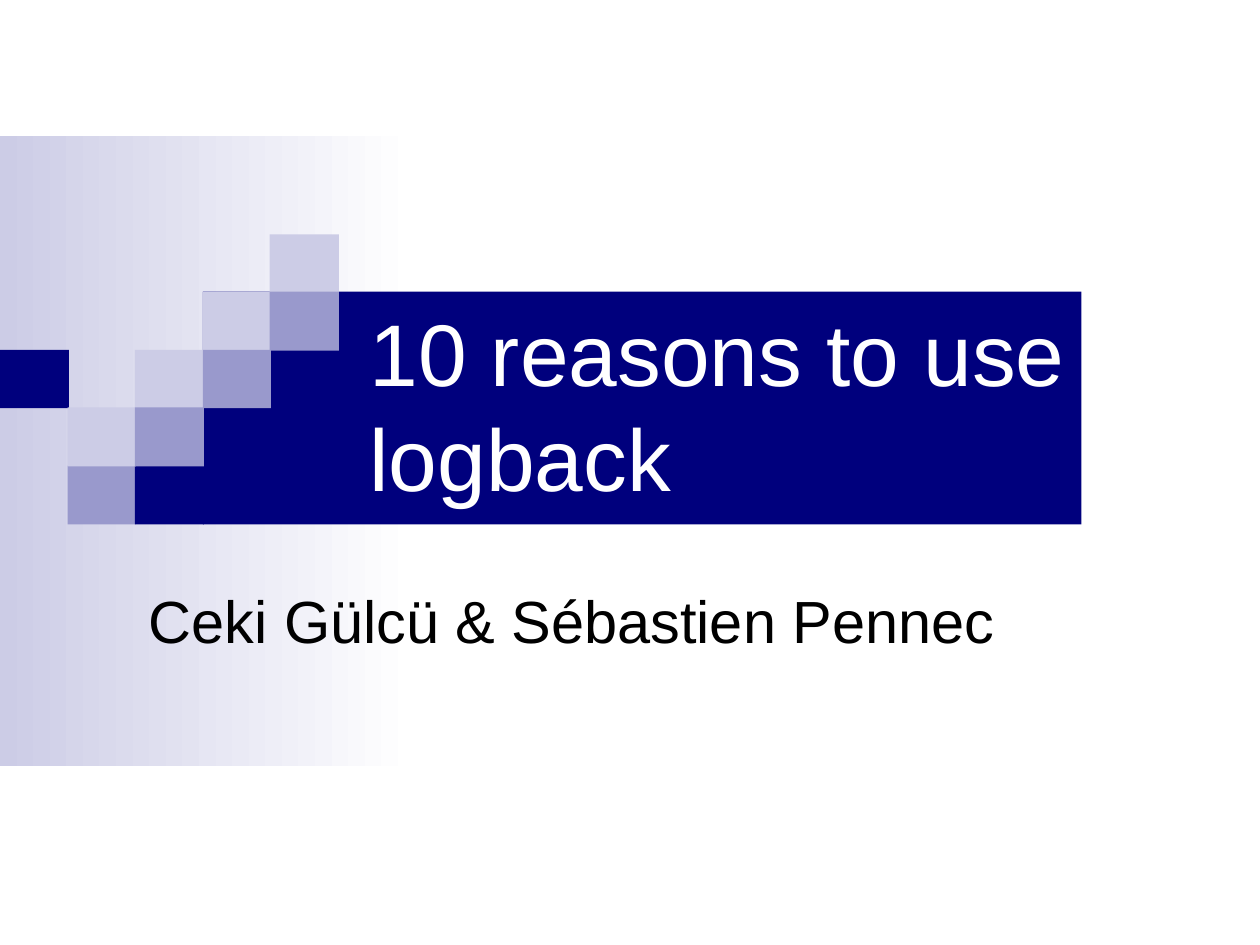
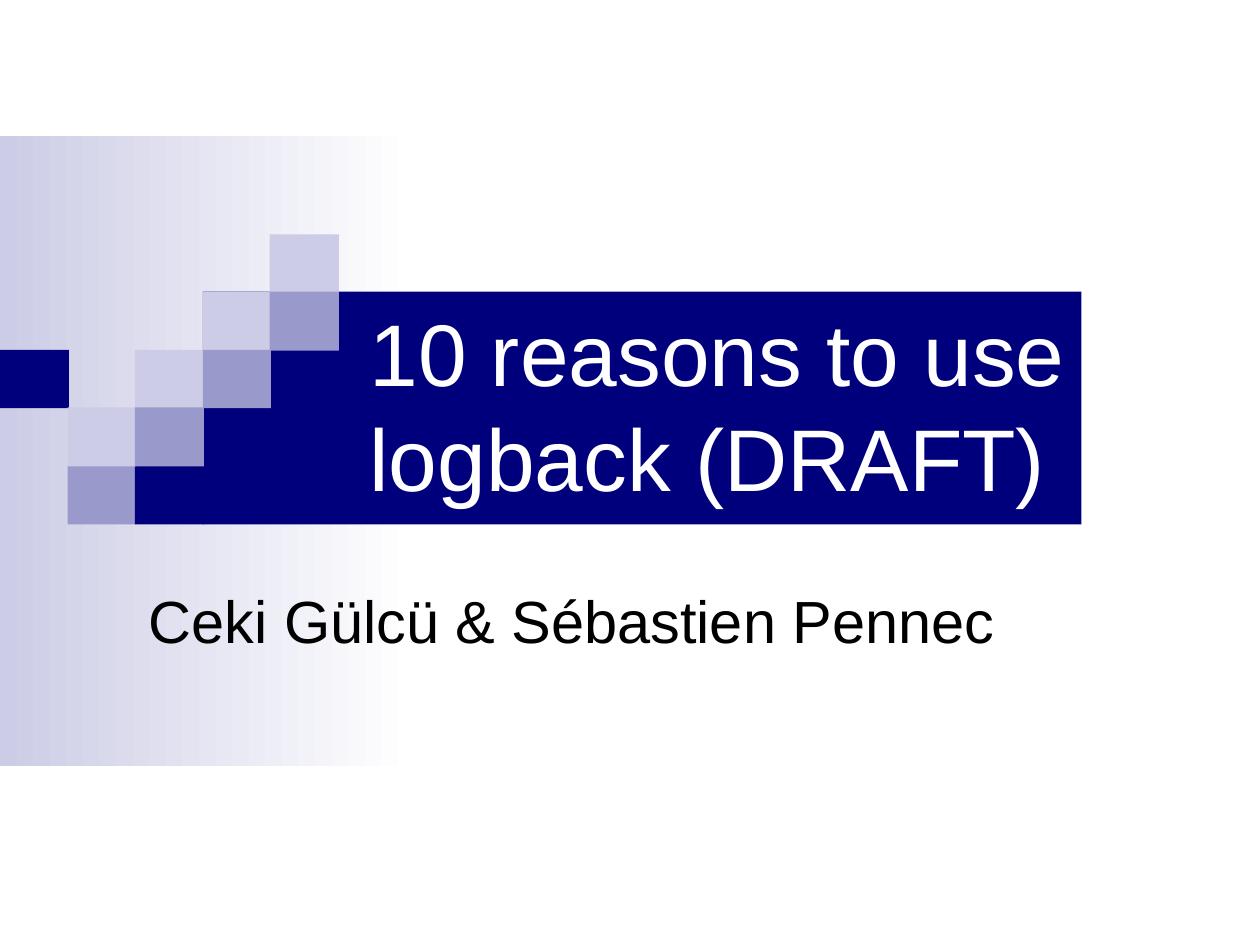
Before and after one commit to qos-ch/logback, a slide deck: slide 1 of logback-site/src/site/resources/10reasons.ppt. Drawn at 1260x945 pixels with LibreOffice and Linux fonts; fonts in the diff are those of the drawing; background and template pictures are left out. Boxes give left, top, right and bottom in pixels: in the first picture for what was removed or moved away, otherwise in the second. Text is boxed around its words. In the diff, an @@ line names an element or a change of style, - is before the commit and + after.

```diff
--- a/logback-site/src/site/resources/10reasons.ppt
+++ b/logback-site/src/site/resources/10reasons.ppt
@@ title at (369, 325, 1065, 508): text changed @@
-10 reasons to use logback
+10 reasons to use logback (DRAFT)
```
Also in this commit, not shown: 12 other slides changed, 4 slides added, 1 slide removed, 2 other files.
